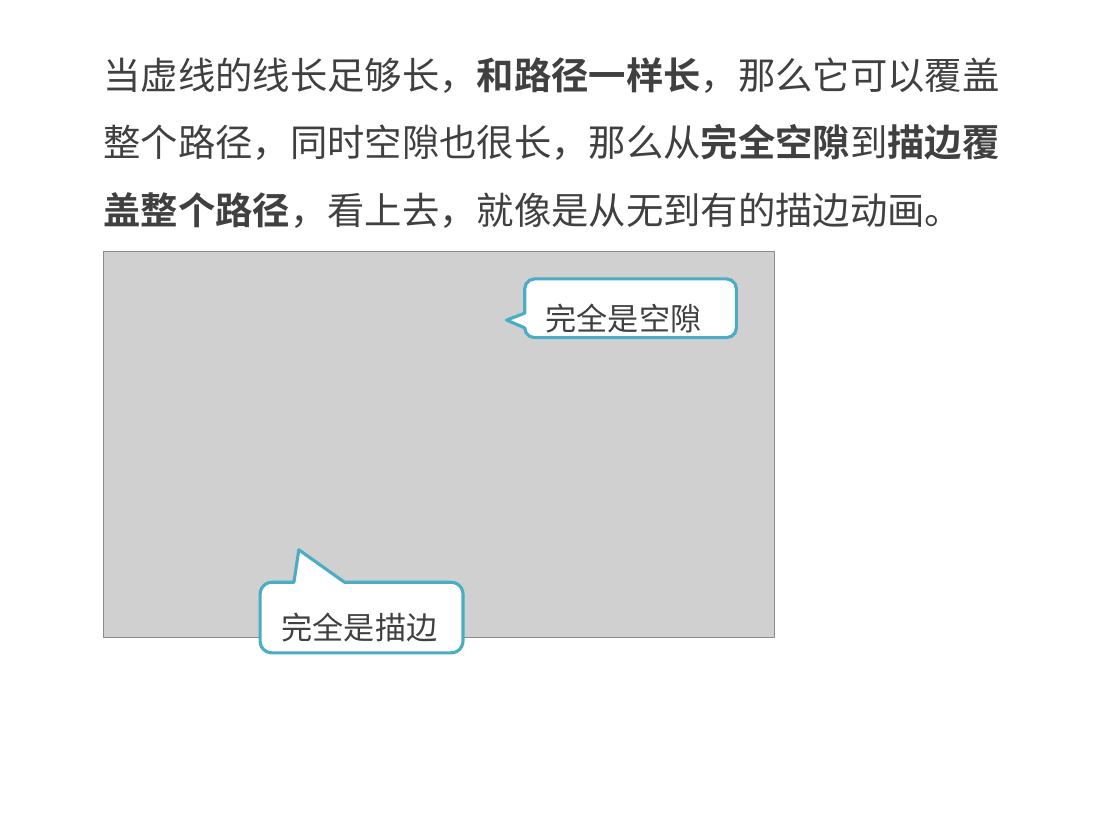
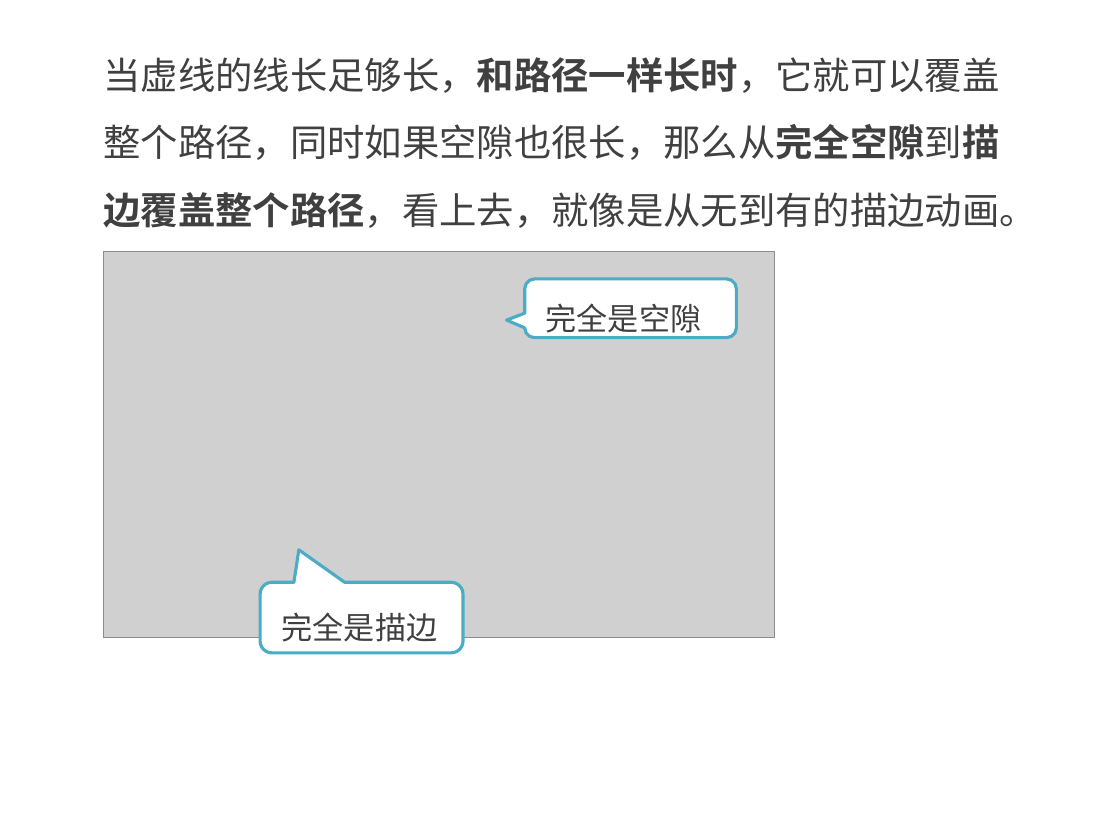
Before and after one commit to kong66/webAni, a slide deck: slide 20 of 9-svg-path-ani/svg-stroke-ani.pptx (slide 19 before the commit). Drawn at 1120x840 pixels with LibreOffice and Linux fonts; fonts in the diff are those of the drawing; grey boxes stand for pictures. Boxes give left, top, right and bottom in pixels: in the first picture for what was removed or moved away, otherwise in the second. Text is boxed around its words. In the diff, an @@ line names an element or a change of style, - is before the commit and + after.

```diff
--- a/9-svg-path-ani/svg-stroke-ani.pptx
+++ b/9-svg-path-ani/svg-stroke-ani.pptx
@@ text at <box>104,57,1037,228</box>: text changed @@
-当虚线的线长足够长，和路径一样长，那么它可以覆盖整个路径，同时空隙也很长，那么从完全空隙到描边覆盖整个路径，看上去，就像是从无到有的描边动画。
+当虚线的线长足够长，和路径一样长时，它就可以覆盖整个路径，同时如果空隙也很长，那么从完全空隙到描边覆盖整个路径，看上去，就像是从无到有的描边动画。
```
Also in this commit, not shown: 9 other slides changed, 7 slides added, 1 slide removed, 6 other files.
